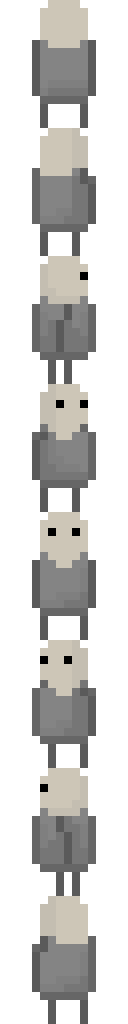
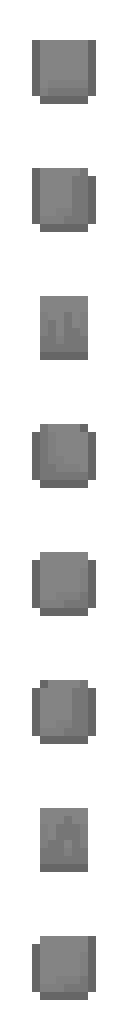
Two versions of the same layered image (128 × 1024). Layer-by-layer changes:
hid "arms" over [32, 40, 96, 992]
hid "legs" over [40, 104, 88, 1024]
hid "heads" over [40, 0, 88, 944]
painted on "torsos" over [32, 304, 96, 864]
hid "bg" over [32, 0, 96, 1024]
